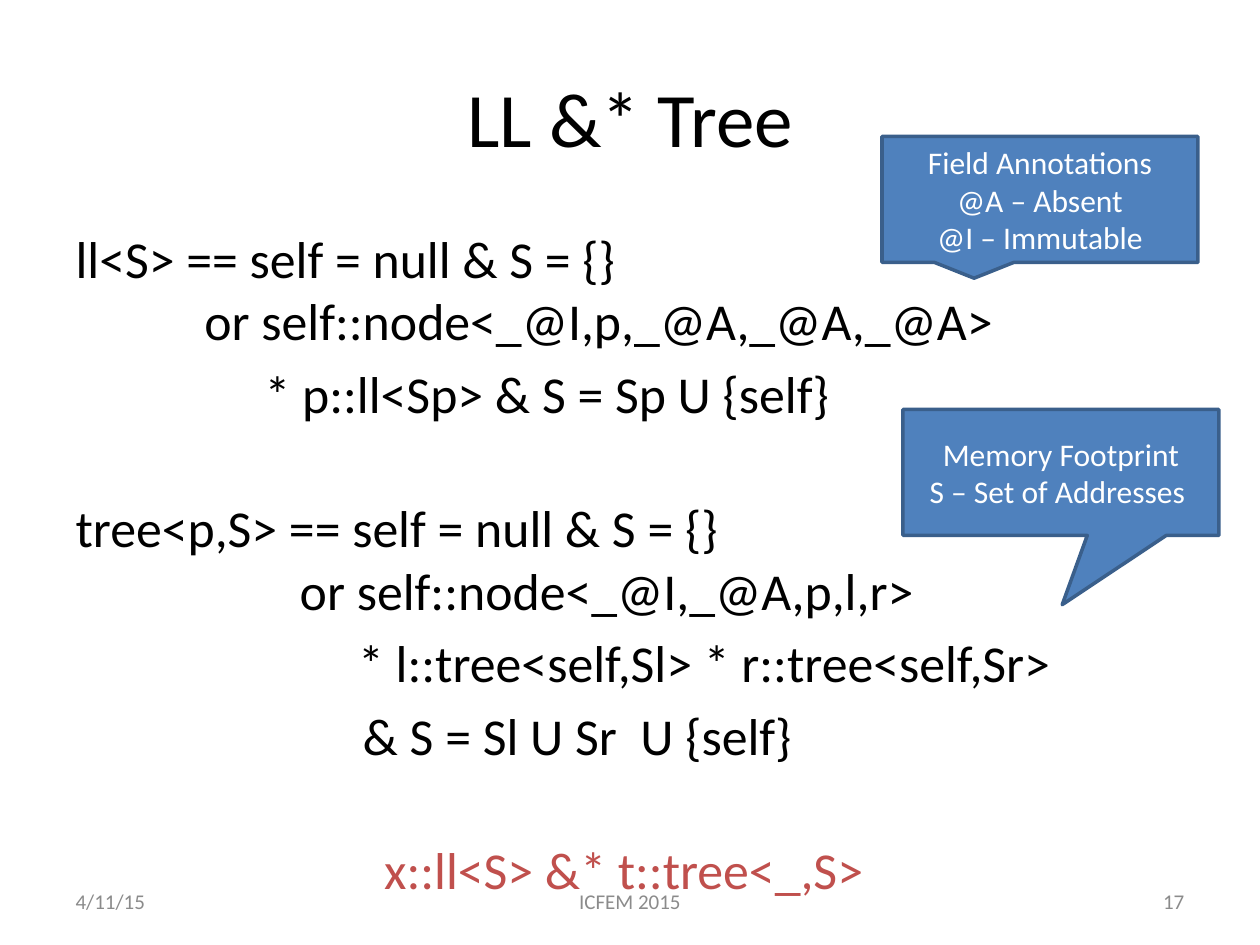
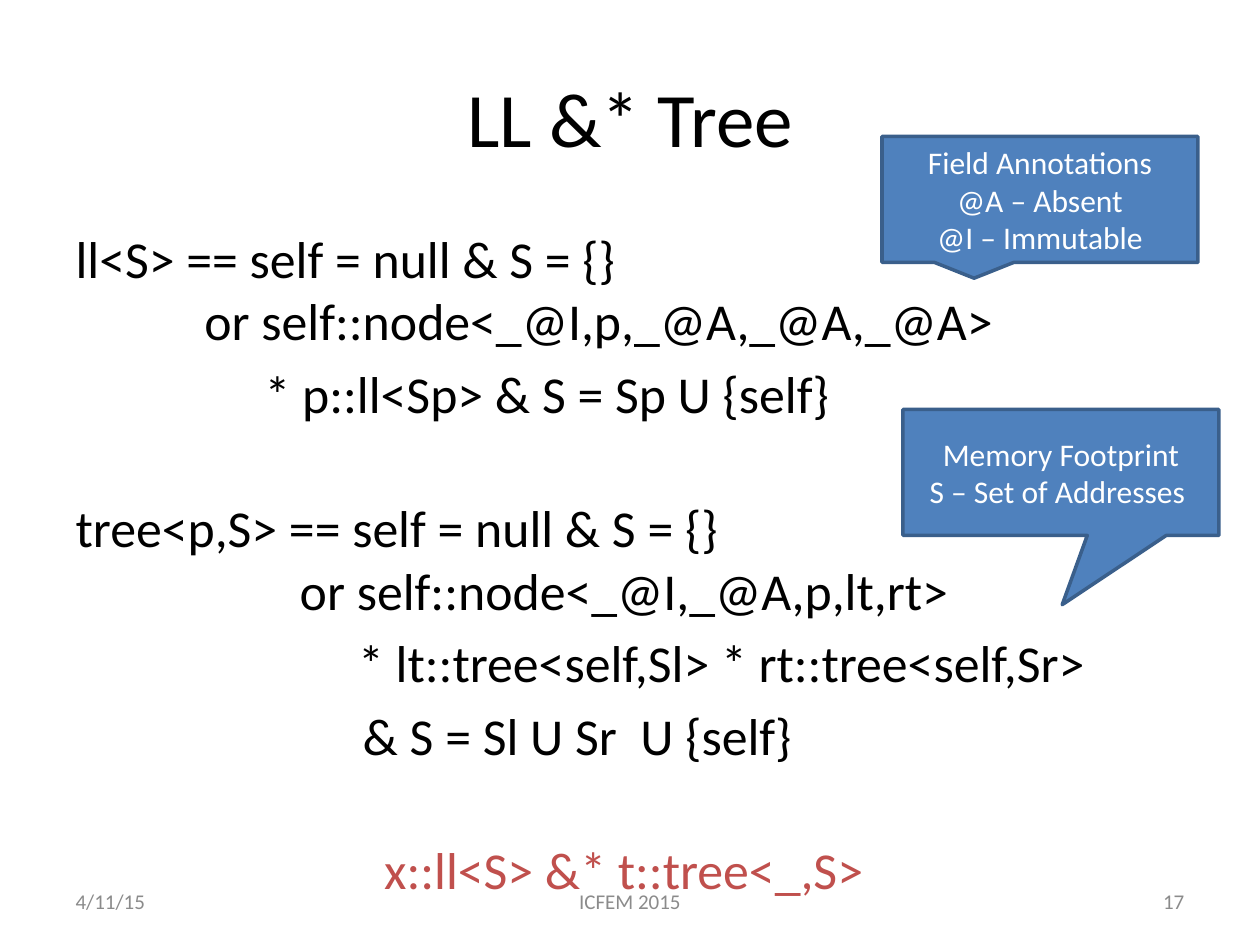
Before and after one commit to asankhaya/asankhaya.github.io, a slide deck: slide 17 of ppt/Specifying-Compatible-Sharing-in-Data-Structures.pptx. Drawn at 1260x945 pixels with LibreOffice and Linux fonts; fonts in the diff are those of the drawing. Boxes give left, top, right and bottom in pixels: in the first picture for what was removed or moved away, otherwise in the second. Text is boxed around its words. In the diff, an @@ line names an element or a change of style, - is before the commit and + after.

Commit message:
small tweaks

```diff
--- a/ppt/Specifying-Compatible-Sharing-in-Data-Structures.pptx
+++ b/ppt/Specifying-Compatible-Sharing-in-Data-Structures.pptx
@@ text at (76,511,1085,689): text changed @@
-tree<p,S> == self = null & S = {}
-or self::node<_@I,_@A,p,l,r>
-* l::tree<self,Sl> * r::tree<self,Sr>
+tree<p,S> == self = null & S = {}
+or self::node<_@I,_@A,p,lt,rt>
+* lt::tree<self,Sl> * rt::tree<self,Sr>
```
Also in this commit, not shown: 1 other slide changed.
